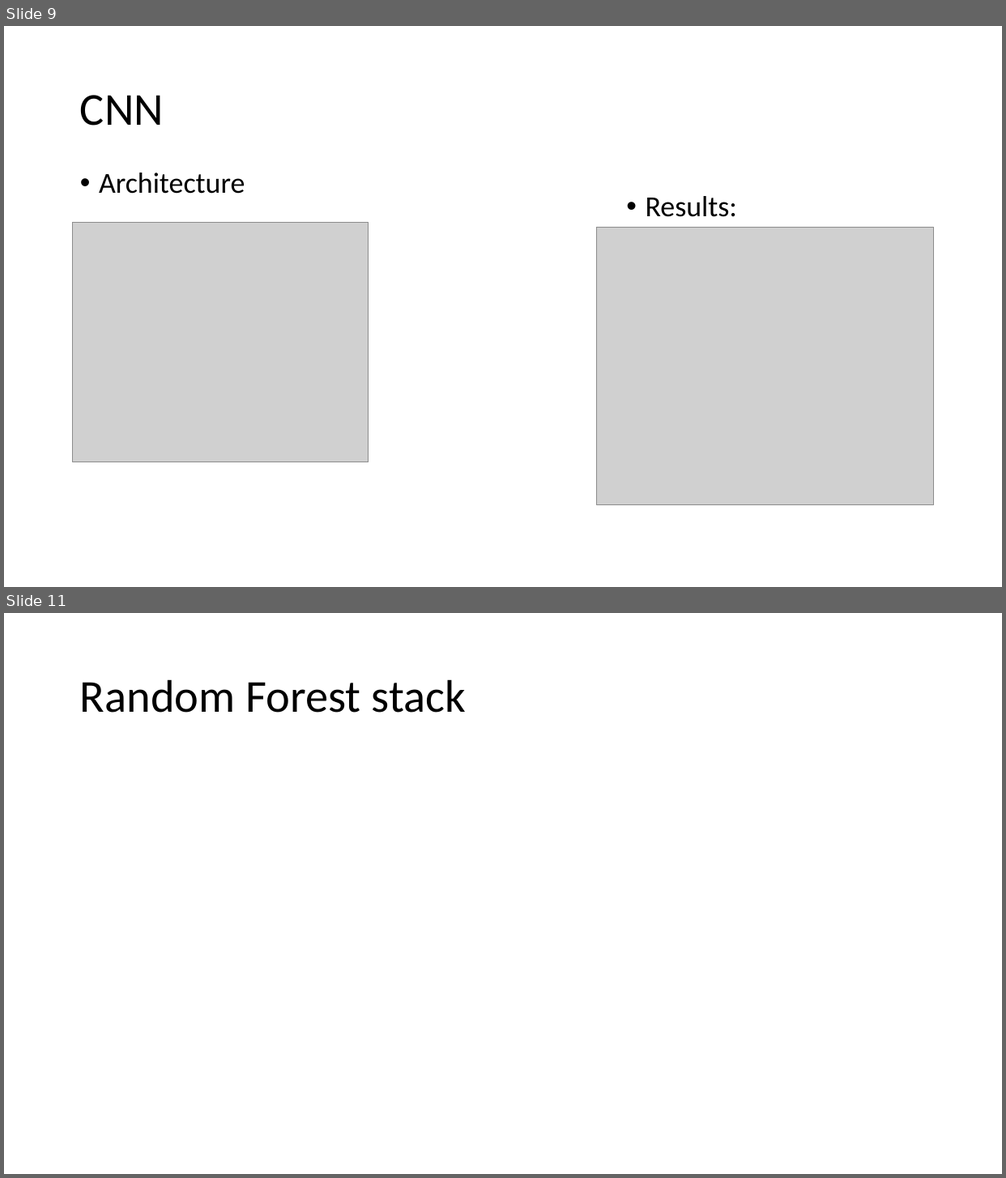
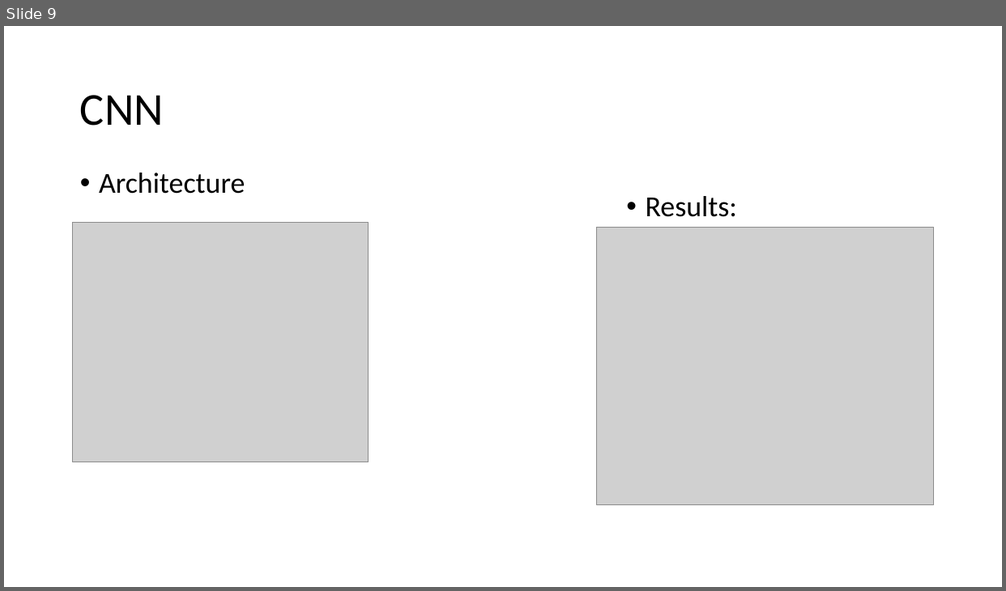
Before and after one commit to sandroassek/SS23_UE_MLPC, a slide deck: Challenge Presentation.odp. Shown one above the other, each under a label of ours: slides 9 and 11 before the commit, slide 9 after it; the slides between them are not shown. The pictures are 1006x1178 and 1006x591 pixels, drawn with LibreOffice and Linux fonts; fonts in the diff are those of the drawing; grey boxes stand for pictures. Boxes give left, top, right and bottom in pixels: in the first picture for what was removed or moved away, otherwise in the second. Text is boxed around its words. In the diff, an @@ line names an element or a change of style, - is before the commit and + after.

```diff
--- a/Challenge Presentation.odp
+++ b/Challenge Presentation.odp
@@ slide 11 removed at <box>4,613,1002,1174</box>, background #FFFFFF @@
@@ title removed at <box>80,679,466,713</box> @@
-Random Forest stack
```
Also in this commit, not shown: 3 slides added, 2 other slides removed.
